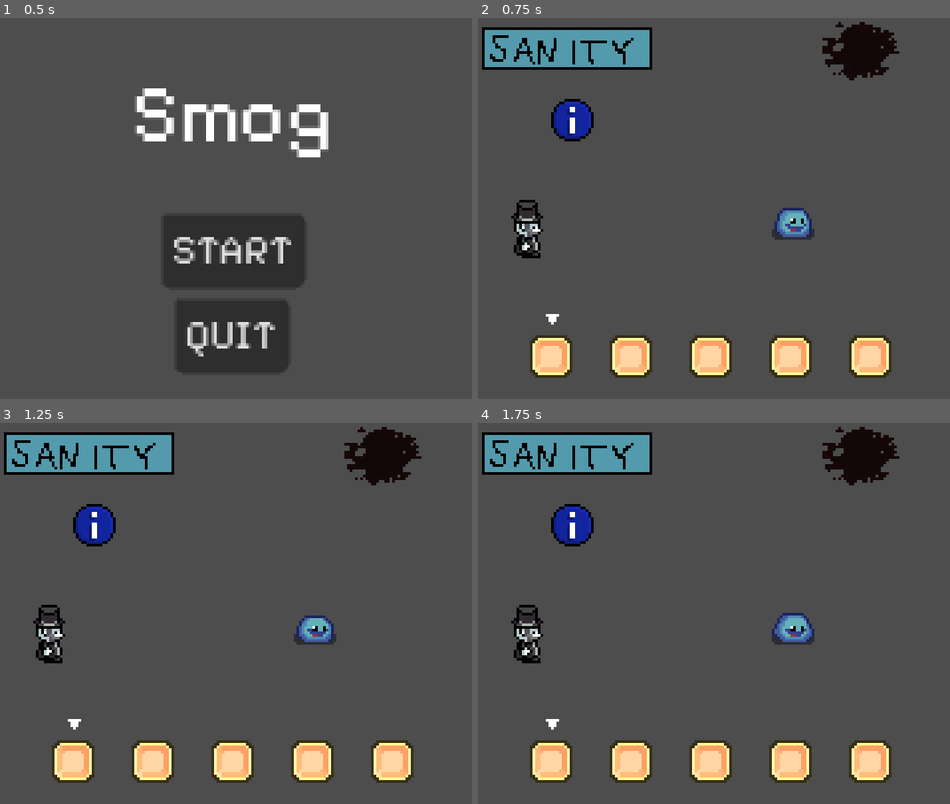
Above: before the commit, frames 1-4 (two rows, left to right).
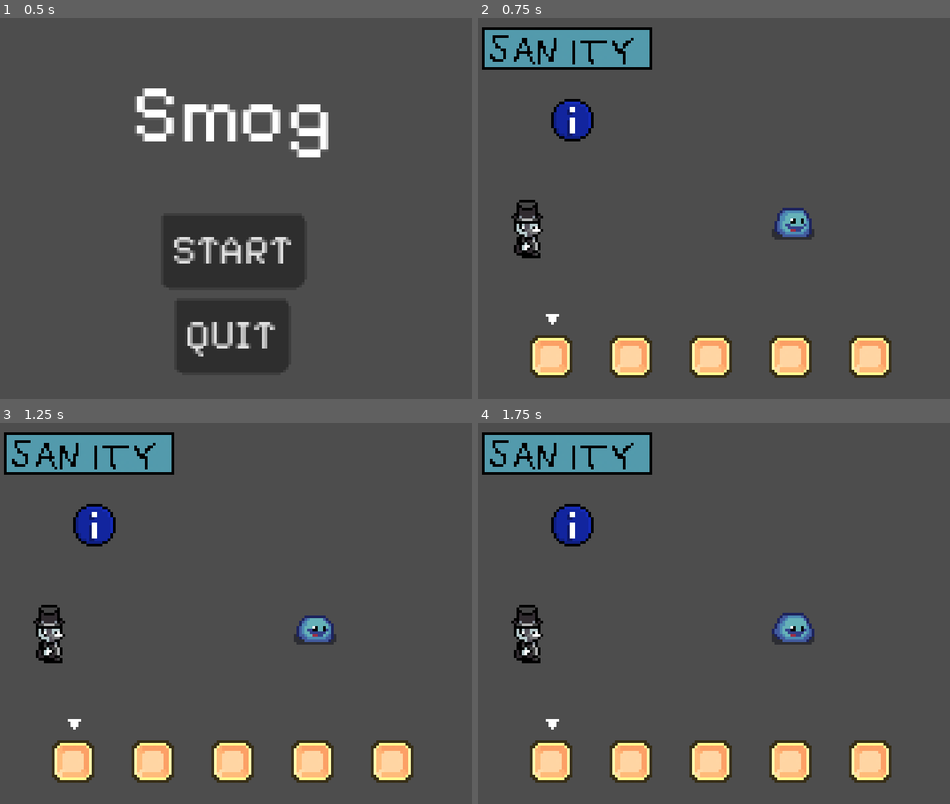
Above: after the commit, the same moments.

Repository: USV-GAM236-SPR24/Smog
Game: Godot game, scene res://scenes/main_menu_ui.tscn
Two runs of this game, one before a commit and one after it. Both use one fixed random seed, a clock stepped at 60 frames per second and the inputs below.
Inputs (mouse positions are in pixels of both pictures, inside the frame that each line leads up to):
- Up to frame 1 (0.5 s): no input
- Up to frame 2 (0.75 s): click "START" at 0.5 s
- Up to frame 3 (1.25 s): no input
- Up to frame 4 (1.75 s): click (548, 762) at 1.27 s

Frame 1 is identical in both runs. In frame 2, 1.5% of the frame differs, in the area x 72-90%, y 1-17%; in frame 3, 1.5%; in frame 4, 1.5%.

Commit message:
Updated blood
Blood spill animation now goes opposite the direction that the enemy was killed when the enemy dies. Incomplete kind of but it works.

Diff:
--- a/Smog/scenes/game.tscn
+++ b/Smog/scenes/game.tscn
@@ -1,16 +1,12 @@
-[gd_scene load_steps=7 format=3 uid="uid://wstjrxw8m084"]
+[gd_scene load_steps=6 format=3 uid="uid://wstjrxw8m084"]
 
 [ext_resource type="PackedScene" uid="uid://yk5bgx46irl8" path="res://scenes/sanity_bar.tscn" id="1_qg41o"]
 [ext_resource type="PackedScene" uid="uid://cqpwn5svyt4ud" path="res://scenes/inventory/inventory.tscn" id="2_3yuhv"]
 [ext_resource type="PackedScene" uid="uid://dvxam8o14r3ye" path="res://scenes/interactable.tscn" id="2_elo5s"]
-[ext_resource type="PackedScene" uid="uid://djk72tgahvi7a" path="res://scenes/animations/blood_wall.tscn" id="3_arpep"]
 [ext_resource type="PackedScene" uid="uid://cwvergowbk2o0" path="res://scenes/fodder.tscn" id="3_x5gbm"]
 [ext_resource type="PackedScene" uid="uid://beglrerj5k48" path="res://scenes/player.tscn" id="4_ikqgi"]
 
 [node name="Game" type="Node2D"]
-
-[node name="BloodWall" parent="." instance=ExtResource("3_arpep")]
-position = Vector2(146, 33)
 
 [node name="InteractArea" parent="." instance=ExtResource("2_elo5s")]
 position = Vector2(38, 39)
--- a/Smog/scripts/animations/blood_wall.gd
+++ b/Smog/scripts/animations/blood_wall.gd
@@ -1,22 +1,35 @@
 extends AnimatedSprite2D
 
+@export var direction: Vector2 = Vector2.ZERO
 
-func _enter_tree() -> void:
-	animation_finished.connect(idle)
+var speed: float = 40
+
+func _update_direction(input: Vector2):
+	direction = input
 
 
-func trigger() -> void:
-	if is_playing():
-		return
+func _process(delta):
+	position += delta * direction * speed
+	speed *= 0.99
+
+
+func _ready() -> void:
 	play("trigger")
+	animation_finished.connect(idle)
 
 
 func idle() -> void:
 	play("idle")
 
 
-func _on_body_entered(body: Node2D) -> void:
-	if is_playing():
-		return
-	if body is Player:
-		trigger()
+#func _on_body_entered(body: Node2D) -> void:
+	#if is_playing():
+		#return
+	#if body is Player:
+		#trigger()
+
+#func trigger() -> void:
+	#if is_playing():
+		#return
+	#play("trigger")
+#
--- a/Smog/scripts/fodder.gd
+++ b/Smog/scripts/fodder.gd
@@ -1,12 +1,14 @@
 class_name EnemyFodder
 extends Enemy
 
+
+const anim_scene: PackedScene = preload("res://scenes/animations/blood_wall.tscn")
 
 var player_chase = false
 var draining = false
 var drain_tick_rate = 0.5
 var drain_tick_progress = drain_tick_rate
-
+var death_angle: Vector2
 
 func _init() -> void:
 	speed = 25
@@ -53,8 +55,17 @@
 
 func die():
 	if $AnimatedSprite2D.animation != "death":
+		var anim_instance = anim_scene.instantiate()
 		$AnimatedSprite2D.play("death")
+
+		anim_instance.name = "BloodAnim"
+		get_parent().add_child(anim_instance)
+		get_parent().move_child(get_parent().get_node("BloodAnim"), 0)
+		get_parent().get_node("BloodAnim").position = self.position + Vector2(0, 15) #offset
+		get_parent().get_node("BloodAnim").get_node("BloodWallAnimatedSprite")._update_direction(death_angle)
+
 		return
+
 	if $AnimatedSprite2D.is_playing():
 		return
 	super.die()
--- a/Smog/scripts/player.gd
+++ b/Smog/scripts/player.gd
@@ -36,7 +36,8 @@
 			return
 		var collider = $RayCast2D.get_collider()
 		if collider is Enemy:
-			print("hit")
+			#print("hit", $RayCast2D.target_position.normalized())
+			collider.death_angle = $RayCast2D.target_position.normalized()
 			collider._on_shoot()
 
 
